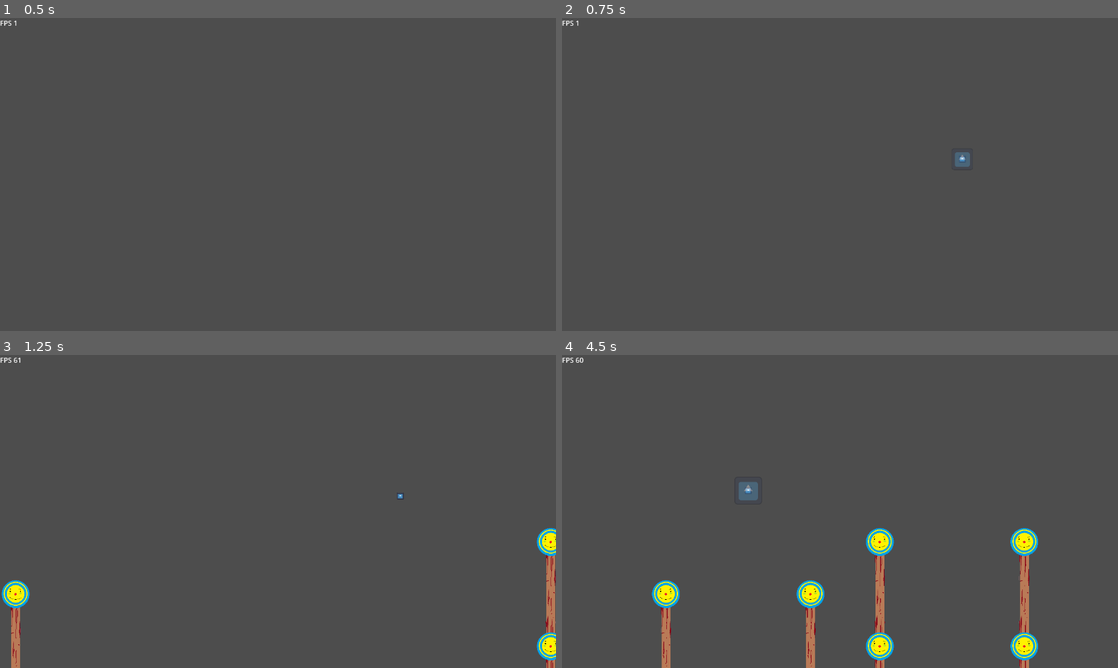
Above: before the commit, frames 1-4 (two rows, left to right).
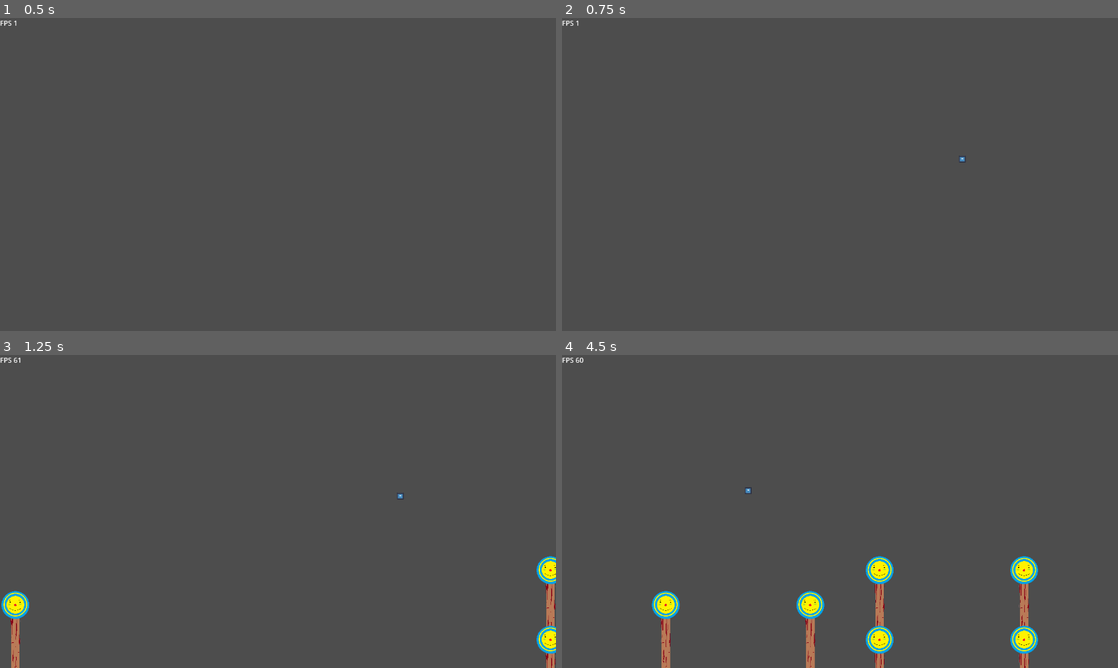
Above: after the commit, the same moments.

Repository: pewpewpewman/Rouge-Gallery
Game: Godot game, scene res://Main/main.tscn
The game is run twice, just before and just after one commit, with the same random seed, the same clock (stepped at 60 frames per second) and the same inputs. The engine's default icon, where the game draws it, is replaced by a stand-in: a white triangle on a blue panel in a dark square.
Inputs (mouse positions are in pixels of both pictures, inside the frame that each line leads up to):
- Up to frame 1 (0.5 s): no input
- Up to frame 2 (0.75 s): tap Enter at 0.5 s; move the mouse to (962, 158) at 0.52 s; press the mouse at (962, 158) at 0.53 s
- Up to frame 3 (1.25 s): no input
- Up to frame 4 (4.5 s): release the mouse at (962, 495) at 1.25 s; drag from (728, 527) to (1112, 646) at 1.27 s; move the mouse to (895, 442) at 2.02 s; press the mouse at (895, 442) at 2.03 s; release the mouse at (895, 442) at 2.75 s; drag from (812, 574) to (684, 592) at 2.77 s; move the mouse to (1006, 558) at 3.52 s; press the mouse at (1006, 558) at 3.53 s; release the mouse at (1006, 558) at 4.25 s; drag from (673, 464) to (895, 542) at 4.27 s

Frame 1 is identical in both runs. In frame 2, 0.1% of the frame differs, in the area x 70-74%, y 42-48%; in frame 3, 1.4%; in frame 4, 3.7%, in the area x 16-86%, y 40-100%.
Error before the commit: Invalid access to property or key 'was_shot' on a base object of type 'Nil'. (res://Targets/base_target.gd:18)
Error after the commit: Invalid access to property or key 'was_shot' on a base object of type 'Nil'. (res://Targets/base_target.gd:19)

Commit message:
added basics of item system

Diff:
--- a/Components/Bullet Holes/bullet_hole_base.gd
+++ b/Components/Bullet Holes/bullet_hole_base.gd
@@ -23,5 +23,5 @@
 	if (holeVictim.material == null || holeVictim.material is CanvasItemMaterial):
 		holeVictim.material = ShaderMaterial.new()
 	holeVictim.material.shader = bulletHoleShader
-	holeVictim.material.set_shader_parameter(bulletHoleSizeStringName, 10.0)
+	holeVictim.material.set_shader_parameter(bulletHoleSizeStringName, 5.0)
 	holeVictim.material.set_shader_parameter(shotLocationsStringName, shotLocations)
--- a/Components/Bullet Holes/bullet_hole_sprite_component.gd
+++ b/Components/Bullet Holes/bullet_hole_sprite_component.gd
@@ -19,7 +19,7 @@
 	holeVictimSprite.material.set_shader_parameter(imageScaleStringName, holeVictimSprite.get_rect().size * holeVictimSprite.global_scale)
 
 func _on_was_shot(player : PlayerCharacter) -> void:
-	var holeVictimSize : Vector2 = holeVictimSprite.get_rect().size * holeVictimSprite.global_scale
+	var holeVictimSize : Vector2 = holeVictimSprite.get_rect().size * holeVictimSprite.global_scale / Vector2(holeVictimSprite.hframes, holeVictimSprite.vframes)
 
 	# player.global_position - holeVictimSprite.global_position gets you a vector pointing to where on the sprite the shot occured
 	# .roated(-holeVictimSprite.global_rotation) is to correct the difference vector so we're basically working in unrotated space
--- /dev/null
+++ b/Items/Item Scripts/sugary_sweets.gd
@@ -0,0 +1,10 @@
+class_name SugarySweets
+extends ItemBase
+
+func _init():
+	itemName = "Sugary Sweets"
+	itemDesc = "Shoot 5% faster - Pairs well with some cola"
+
+func pickup() -> void:
+	super.pickup()
+	playerRef.shotCooldownTime -= playerRef.shotCooldownTime * 0.15
--- a/Items/base_item.gd
+++ b/Items/base_item.gd
@@ -1,13 +1,24 @@
 #Base class for items
 #Item classes are used to describe the behavior of an item
 class_name ItemBase
-extends Node
+extends Resource
 
-func on_pickup() -> void:
-	print("Default item pick up")
+#player reference for effects that modify player stats
+static var playerRef : PlayerCharacter
 
-func on_loss() -> void:
-	print("Default item lost")
+#vars unique to each item
+var itemName : StringName
+var itemDesc : StringName
+var numStacks : int = 0
+var itemIconLocation : StringName
 
-func _process(detla : float) -> void:
-	pass
+func _ready() -> void:
+	assert(numStacks == 0, "ITEM RESOURCES SHOULD ONLY BE INITALIZED ONCE")
+
+func pickup() -> void:
+	print("Picked up a " + itemName)
+	numStacks += 1
+
+func loss() -> void:
+	print("Lost a " + itemName)
+	numStacks -= 1
--- /dev/null
+++ b/Items/item_data_base.gd
@@ -0,0 +1,18 @@
+#An autoloaded singleton for holding the data of all objects
+extends Node
+
+var itemScripts : PackedStringArray = [
+
+	"sugary_sweets"
+
+]
+
+#Dictionary for all item instances; keys are the same as the item's script's name
+var itemDict : Dictionary = {}
+
+func _ready() -> void:
+	var index : int = 0
+	for scriptName : String in itemScripts:
+		itemDict[scriptName] = load("res://Items/Item Scripts/" + scriptName + ".gd").new() as ItemBase
+		index += 1
+	print(itemDict)
--- a/Items/item_dictionary.gd
+++ /dev/null
@@ -1 +0,0 @@
-extends Node
--- a/Items/sugary_sweets.gd
+++ /dev/null
@@ -1 +0,0 @@
-extends ItemBase
--- a/Player/player_character.gd
+++ b/Player/player_character.gd
@@ -11,11 +11,20 @@
 
 #General Purpose Vars
 var canShoot : bool = true
-var shotCooldownTime : float = 0.3 #measureed in seconds
+var shotCooldownTime : float = 1.0 #measureed in seconds
+
+#Item Vars
+var itemCollection : Array[ItemBase] = []
 
 func _ready() -> void:
+	ItemBase.playerRef = self
+
 	shotCooldown.timeout.connect(_on_shot_cooldown)
 	shotCooldown.wait_time = shotCooldownTime
+	for i  : int in 15:
+		ItemDataBase.itemDict.sugary_sweets.pickup()
+		print(shotCooldownTime)
+
 
 func _process(delta : float) -> void:
 	var ReticleRingScale : float = shotCooldown.time_left / shotCooldownTime
@@ -26,7 +35,7 @@
 		self.position = event.position
 	elif(canShoot && event.is_action_pressed("fire_gun")):
 		GameplaySignals.player_shot.emit(self)
-		shotCooldown.start()
+		shotCooldown.start(shotCooldownTime)
 		canShoot = false
 
 func _on_shot_cooldown() -> void:
--- a/Targets/base_target.gd
+++ b/Targets/base_target.gd
@@ -13,6 +13,7 @@
 #Death Animation Vars
 var deathCurve : Curve2D = Curve2D.new()
 var deathAnimationTime : float = 0.0
+@export var deathText : CompressedTexture2D
 
 func _ready() -> void:
 	shootableComponent.was_shot.connect(_on_was_shot)
@@ -29,6 +30,7 @@
 func _on_destroyed():
 	destroyed = true
 	dragger.remote_path = ""
+	self.texture = deathText
 	play_death_anim()
 
 func play_death_anim():
@@ -40,7 +42,7 @@
 		deathDirection = 1
 
 	#Find death animation ending values
-	var deathAnimLength = 2.5
+	var deathAnimLength = 3.0
 	var deathMagnitudeHoriz : float = randf() * 50.0 + 100.0
 	var deathMagnitudeVert : float =  500.0
 	var screenSize : Vector2i = get_window().get_viewport().get_visible_rect().size
--- a/Targets/normal_target.tscn
+++ b/Targets/normal_target.tscn
@@ -1,8 +1,9 @@
-[gd_scene load_steps=5 format=3 uid="uid://crjqxgw0iewr0"]
+[gd_scene load_steps=6 format=3 uid="uid://crjqxgw0iewr0"]
 
 [ext_resource type="PackedScene" uid="uid://dhvwaqhy5mi32" path="res://Targets/base_target.tscn" id="1_qdtgu"]
 [ext_resource type="Texture2D" uid="uid://ccppo65x8yt0v" path="res://Targets/Target Assets/smiling_target.png" id="2_rq8we"]
 [ext_resource type="Script" path="res://Targets/normal_target.gd" id="2_uyk0m"]
+[ext_resource type="Texture2D" uid="uid://dxc744ikbvdft" path="res://Targets/Target Assets/death_of_target.png" id="4_ffxrf"]
 
 [sub_resource type="RectangleShape2D" id="RectangleShape2D_ehoug"]
 resource_local_to_scene = true
@@ -12,7 +13,9 @@
 position = Vector2(0, 0)
 scale = Vector2(0.187134, 0.187135)
 texture = ExtResource("2_rq8we")
+region_rect = Rect2(0, 0, 684, 344)
 script = ExtResource("2_uyk0m")
+deathText = ExtResource("4_ffxrf")
 
 [node name="ShootableComponent" parent="." index="0"]
 position = Vector2(-171, 171)
--- a/Targets/target_stand.gd
+++ /dev/null
@@ -1,3 +0,0 @@
-#Class for the wooden stakes that targets use - controls a target up until it is shot down
-class_name TargetStand
-extends Sprite2D
--- a/Targets/target_stand.tscn
+++ b/Targets/target_stand.tscn
@@ -1,21 +1,26 @@
 [gd_scene load_steps=3 format=3 uid="uid://kvws4ujrc53u"]
 
-[ext_resource type="Texture2D" uid="uid://8kn4vrybcoi5" path="res://Targets/Target Assets/pole.png" id="1_sxej3"]
-[ext_resource type="Script" path="res://Targets/target_stand.gd" id="2_kmxxu"]
+[ext_resource type="Texture2D" uid="uid://8kn4vrybcoi5" path="res://Targets/Target Assets/pole.png" id="1_ryqwq"]
+[ext_resource type="Texture2D" uid="uid://fswlynkjlghn" path="res://Targets/Target Assets/broken_pole_top.png" id="2_gkv1g"]
 
 [node name="TargetStand" type="Sprite2D"]
 y_sort_enabled = true
 texture_repeat = 2
-scale = Vector2(0.25, 0.25)
-texture = ExtResource("1_sxej3")
+position = Vector2(0, 31)
+scale = Vector2(0.239583, 0.200949)
+texture = ExtResource("1_ryqwq")
 centered = false
 region_enabled = true
 region_rect = Rect2(0, 0, 96, 632)
-script = ExtResource("2_kmxxu")
+
+[node name="PoleTop" type="Sprite2D" parent="."]
+position = Vector2(48.913, -74.6457)
+scale = Vector2(0.773208, 1)
+texture = ExtResource("2_gkv1g")
 
 [node name="TargetDragger" type="RemoteTransform2D" parent="."]
 editor_description = "Used to control the movement of the target up until its shot"
 y_sort_enabled = true
-position = Vector2(48, 0)
+position = Vector2(48, -74.6457)
 update_rotation = false
 update_scale = false
--- a/project.godot
+++ b/project.godot
@@ -18,6 +18,7 @@
 [autoload]
 
 GameplaySignals="*res://Main/gameplay_signals.gd"
+ItemDataBase="*res://Items/item_data_base.gd"
 
 [display]
 
--- a/stage.gd
+++ b/stage.gd
@@ -24,7 +24,7 @@
 	for i : int in numStreams:
 
 		var target : NormalTarget = normalTargetScene.instantiate()
-		var targetStand : TargetStand = targetStandScene.instantiate()
+		var targetStand : Sprite2D = targetStandScene.instantiate()
 		var targetDragger : RemoteTransform2D = targetStand.get_node("TargetDragger")
 
 		var targetStandDir : int
@@ -65,6 +65,6 @@
 		var halfScreen : int = screenSize.x / 2.0
 		# + 20 * direction to account for target srite size; could need changing
 		var posX : int = halfScreen + halfScreen * direction + 20 * direction
-		var posY : int = screenSize.y - (i * screenSize.y / 2.0 / numStreams) - 50
+		var posY : int = screenSize.y - (i * screenSize.y / 3.0 / numStreams) - 50
 		var pos : Vector2 = Vector2(posX, posY)
 		streamSpawnPos[i] = pos
Binary file added: Targets/Target Assets/broken_pole.png
Not shown, added: Targets/Target Assets/broken_pole.png.import
Binary file added: Targets/Target Assets/broken_pole_top.png
Not shown, added: Targets/Target Assets/broken_pole_top.png.import
Binary file added: Targets/Target Assets/death_of_target.png
Not shown, added: Targets/Target Assets/death_of_target.png.import
